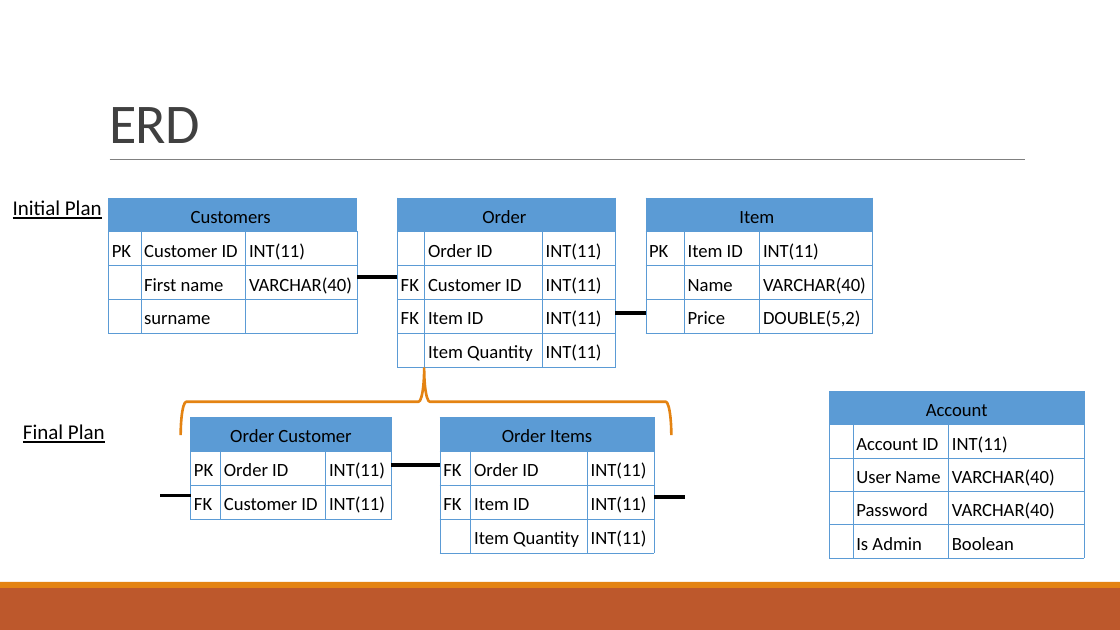
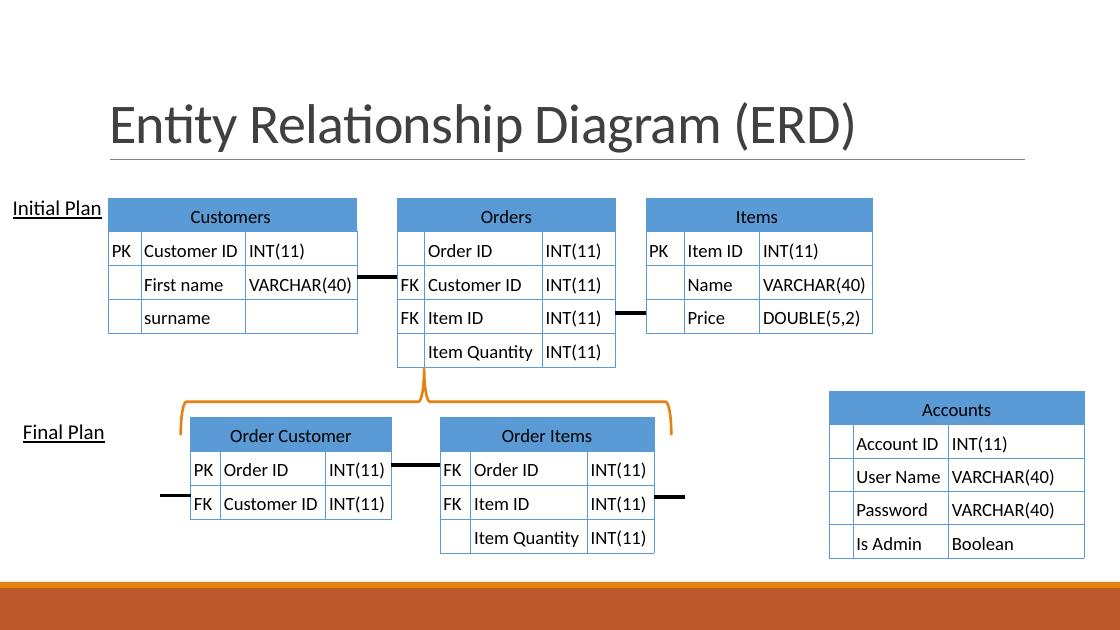
Before and after one commit to Tay-Dz/IMS-Starter, a slide deck: slide 5 of IMS Documentation/IMS presentation.pptx. Drawn at 1120x630 pixels with LibreOffice and Linux fonts; fonts in the diff are those of the drawing. Boxes give left, top, right and bottom in pixels: in the first picture for what was removed or moved away, otherwise in the second. Text is boxed around its words. In the diff, an @@ line names an element or a change of style, - is before the commit and + after.

Commit message:
update presentation

```diff
--- a/IMS Documentation/IMS presentation.pptx
+++ b/IMS Documentation/IMS presentation.pptx
@@ title at [109, 102, 857, 153]: text changed @@
-ERD
+Entity Relationship Diagram (ERD)
@@ table at [397, 198, 616, 365] @@
-row 1, column 1: Order
+row 1, column 1: Orders
@@ table at [646, 198, 873, 331] @@
-row 1, column 1: Item
+row 1, column 1: Items
@@ table at [829, 392, 1084, 554] @@
-row 1, column 1: Account
+row 1, column 1: Accounts
```
Also in this commit, not shown: 3 other slides changed.
